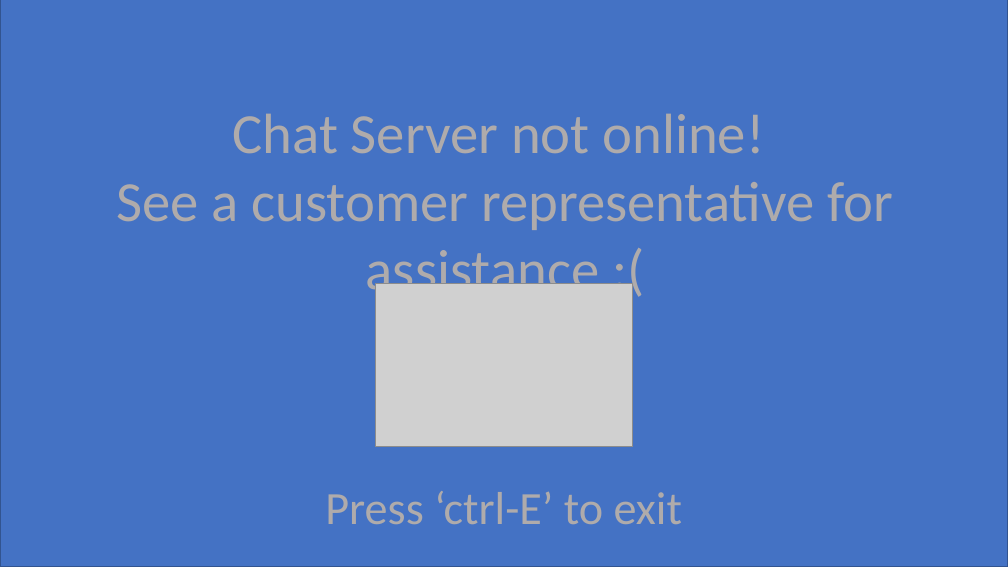
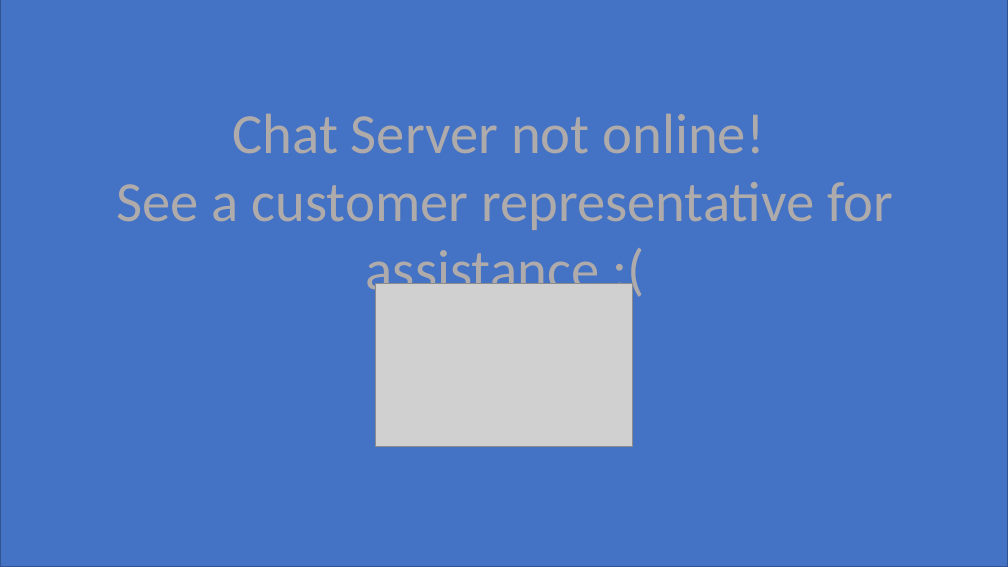
Before and after one commit to GrahamZugPitt/MerderMisstery, a slide deck: slide 6 of Art/Chat/chat.pptx. Drawn at 1008x567 pixels with LibreOffice and Linux fonts; fonts in the diff are those of the drawing; grey boxes stand for pictures. Boxes give left, top, right and bottom in pixels: in the first picture for what was removed or moved away, otherwise in the second. Text is boxed around its words. In the diff, an @@ line names an element or a change of style, - is before the commit and + after.

```diff
--- a/Art/Chat/chat.pptx
+++ b/Art/Chat/chat.pptx
@@ text removed at box(325, 491, 682, 524) @@
-Press ‘ctrl-E’ to exit
```
Also in this commit, not shown: 3 other files.
